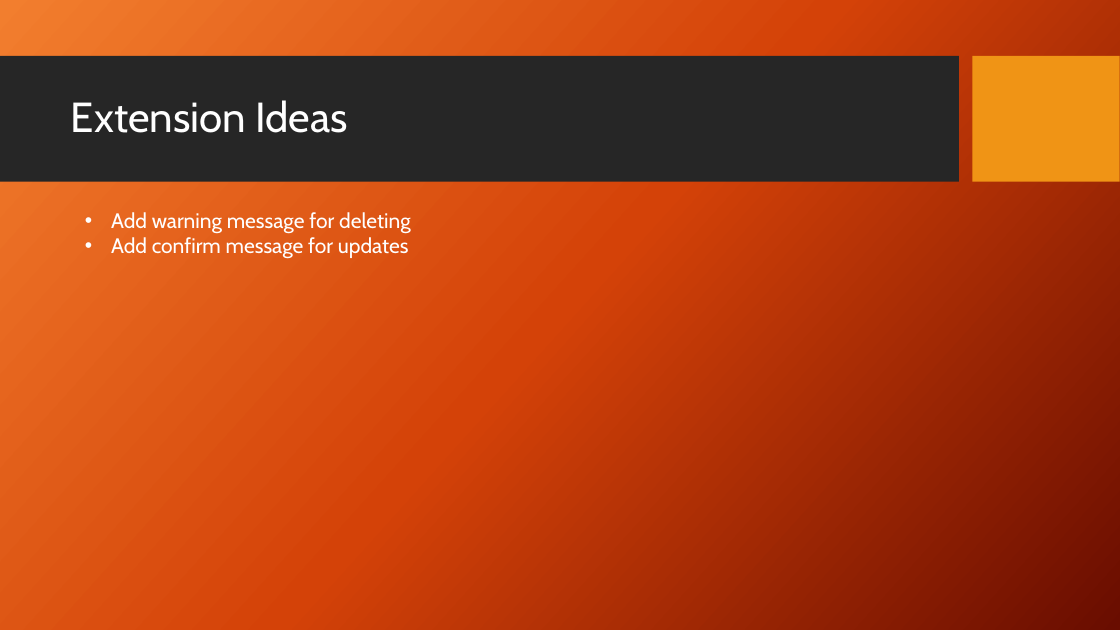
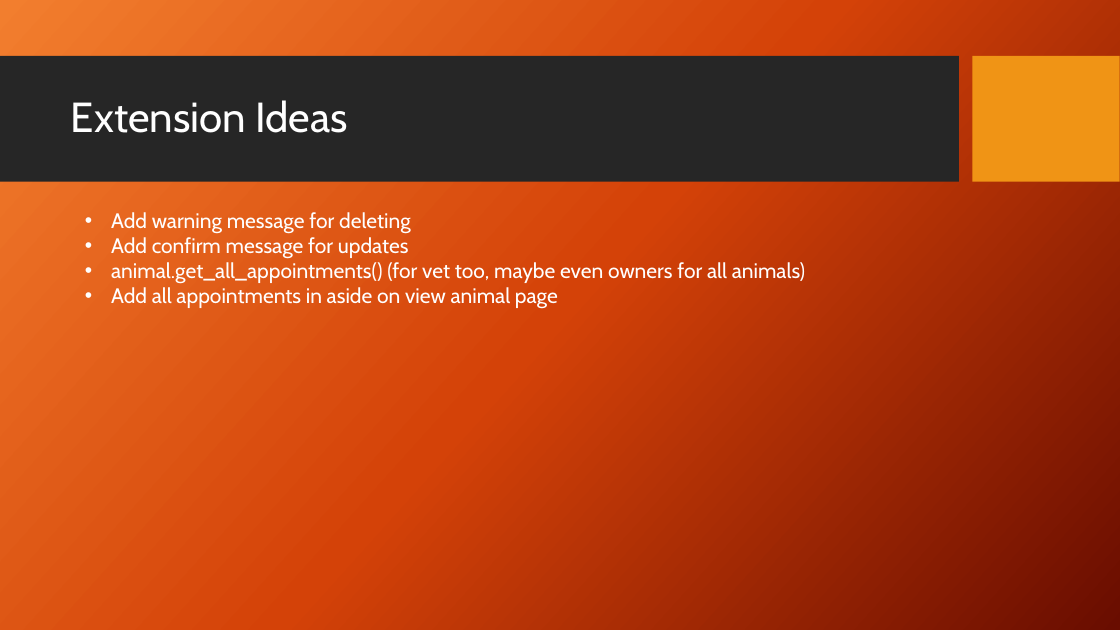
Before and after one commit to Peetfire/Animal_magic, a slide deck: slide 7 of Presentation/Vet Managment.pptx. Drawn at 1120x630 pixels with LibreOffice and Linux fonts; fonts in the diff are those of the drawing; background and template pictures are left out. Boxes give left, top, right and bottom in pixels: in the first picture for what was removed or moved away, otherwise in the second. Text is boxed around its words. In the diff, an @@ line names an element or a change of style, - is before the commit and + after.

```diff
--- a/Presentation/Vet Managment.pptx
+++ b/Presentation/Vet Managment.pptx
@@ text at box(111, 262, 805, 309): paragraphs added @@
+• animal.get_all_appointments() (for vet too, maybe even owners for all animals)
+• Add all appointments in aside on view animal page
```
Also in this commit, not shown: 4 other files.
